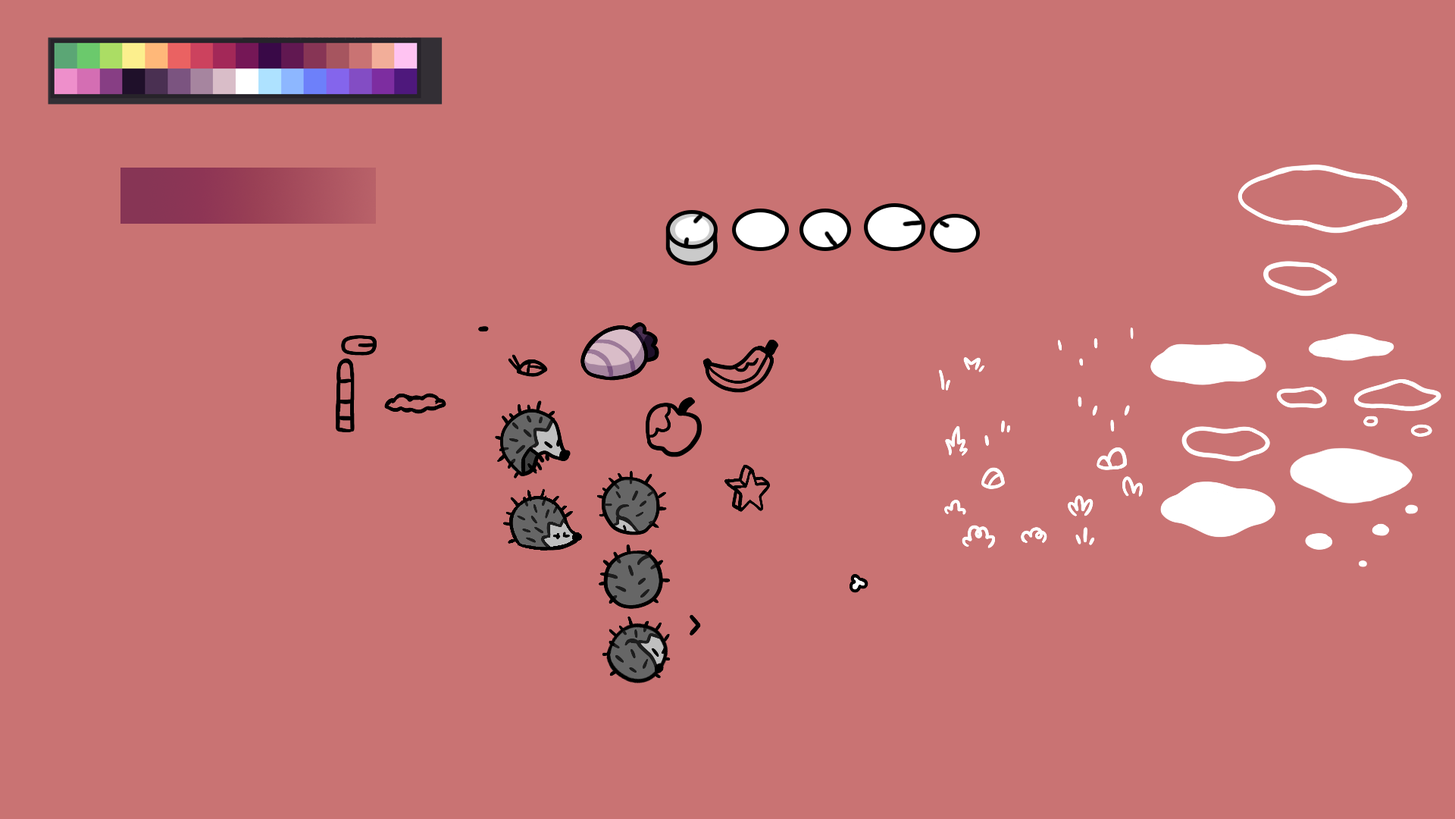
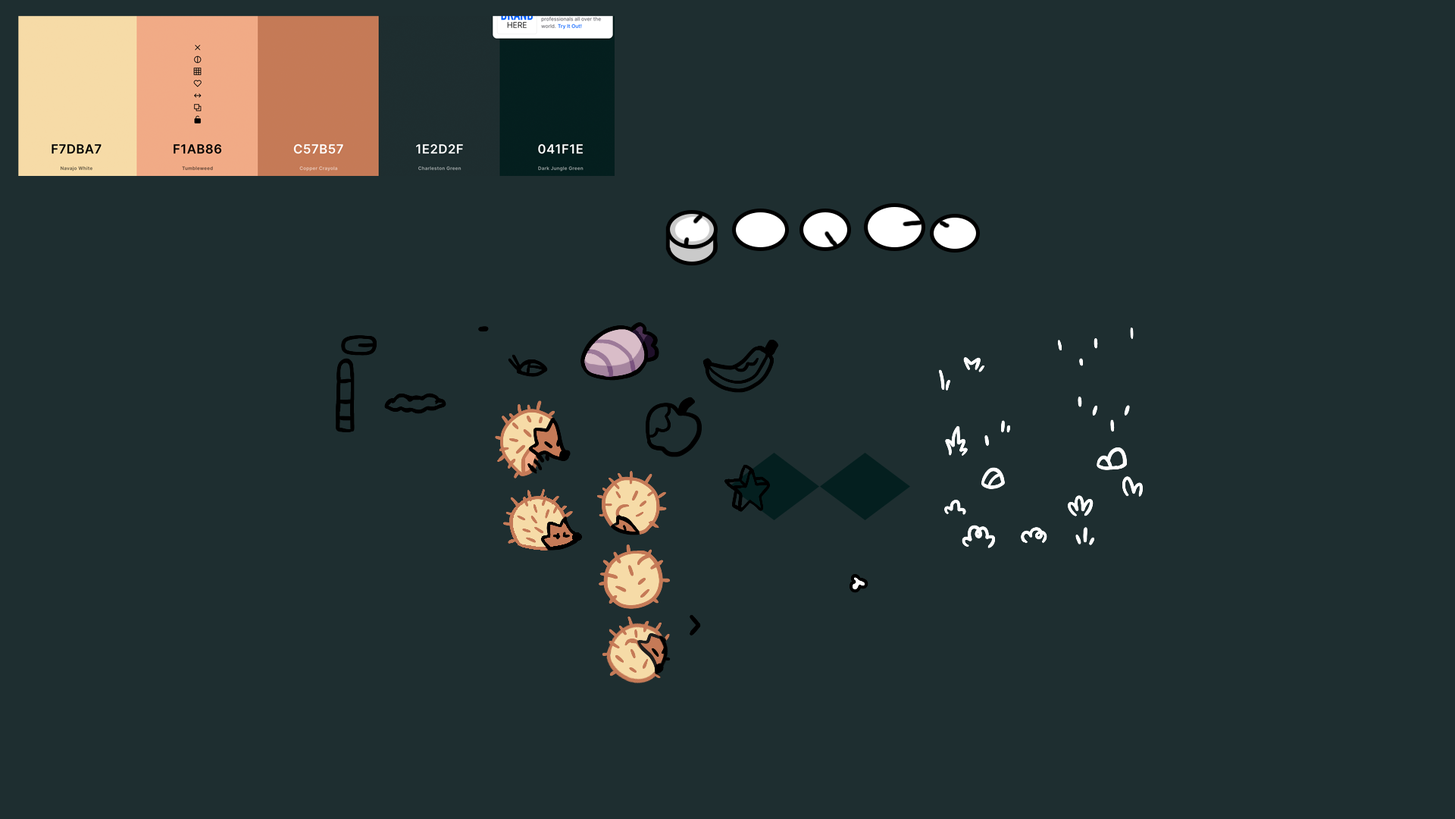
Revision of a layered w=1455, h=819 image; what changed, layer by layer:
removed group "player" (1 layers) over [47,37,443,105]
removed layer "colors" from group "player" over [47,37,443,105]
added group "GameScreen" with 89 layers over [0,0,1455,819]
added layer "Ebene 71" in group "GameScreen" over [18,15,615,176]
moved "floor_decor" into group "GameScreen" over [939,327,1144,549]
moved "poller" into group "GameScreen" over [665,203,981,266]
removed layer "Ebene 64" over [120,167,376,224]
moved "enemies" into group "GameScreen" over [335,325,549,433]
moved "items" into group "GameScreen" over [580,322,780,512]
moved "hedgehog" into group "GameScreen" over [489,390,690,696]
added layer "Ebene 72" in group "hedgehog_roll_0" over [588,463,677,548]
added layer "Ebene 73" in group "hedgehog_roll_1" over [593,535,677,617]
added layer "Ebene 74" in group "hedgehog_roll_2" over [593,603,690,696]
added layer "Ebene 76" in group "hedgehog_idle" over [497,482,575,559]
added layer "Ebene 75" in group "hedgehog_between" over [489,390,558,486]
painted on "hedgeHogColors" over [502,410,565,475]
moved "floor_fillers" into group "GameScreen" over [729,163,1442,567]
removed layer "full_filler_5" from group "floor_fillers" over [1160,480,1277,538]
removed layer "full_filler_6" from group "floor_fillers" over [1150,343,1267,386]
removed layer "full_filler_7" from group "floor_fillers" over [1290,447,1413,505]
removed layer "line_filler_6" from group "floor_fillers" over [1237,163,1409,234]
added layer "floor_filler_0" (1st of 2, in "GameScreen" › "floor_fillers") in group "floor_fillers" over [729,452,820,520]
added layer "floor_filler_0" (2nd of 2, in "GameScreen" › "floor_fillers") in group "floor_fillers" over [820,452,911,520]
moved "Ebene 49" into group "GameScreen", painted on it over [0,0,1455,819]
…and 20 more changes (5 painted, 11 removed, 4 stack)
